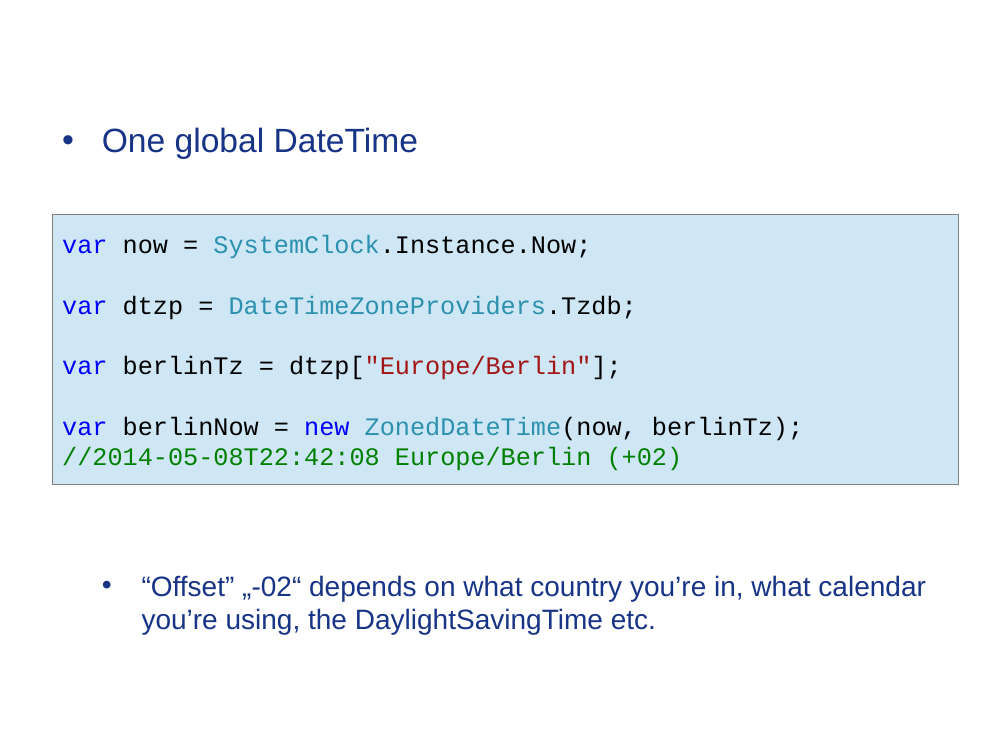
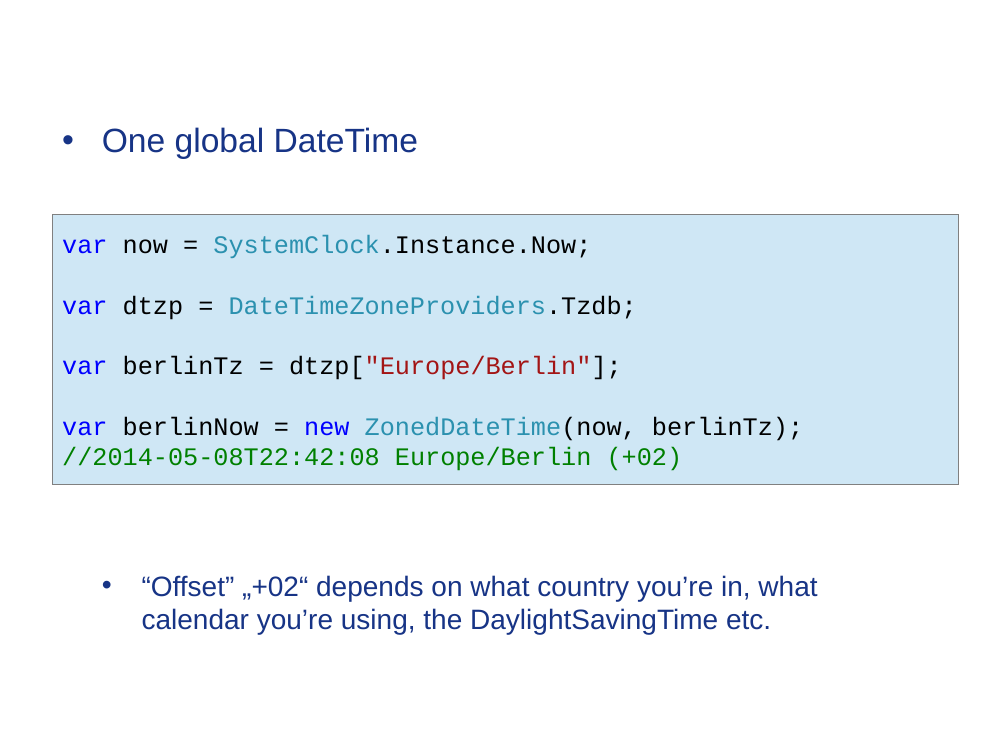
Before and after one commit to Timothep/MarathonWOShoes, a slide deck: slide 12 of BarefootMarathon.odp. Drawn at 1008x756 pixels with LibreOffice and Linux fonts; fonts in the diff are those of the drawing; background and template pictures are left out. Boxes give left, top, right and bottom in pixels: in the first picture for what was removed or moved away, otherwise in the second. Text is boxed around its words. In the diff, an @@ line names an element or a change of style, - is before the commit and + after.

```diff
--- a/BarefootMarathon.odp
+++ b/BarefootMarathon.odp
@@ text at box(142, 575, 817, 635): text changed @@
-  • “Offset” „-02“ depends on what country you’re in, what calendar you’re using, the DaylightSavingTime etc.
+  • “Offset” „+02“ depends on what country you’re in, what calendar you’re using, the DaylightSavingTime etc.
```
Also in this commit, not shown: 5 other slides changed, 5 other files.
